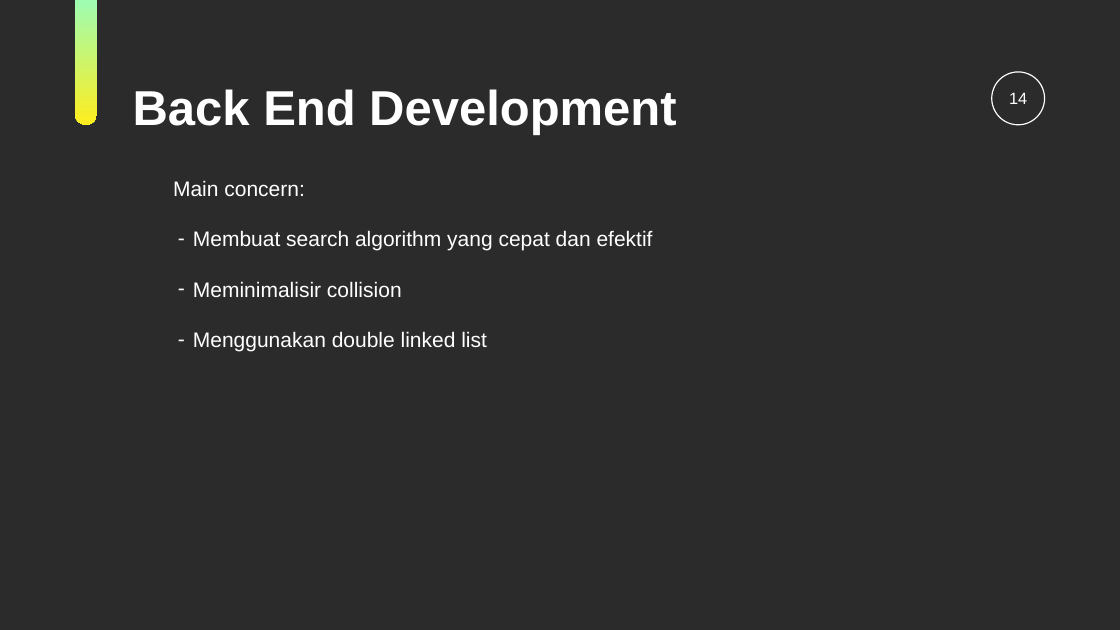
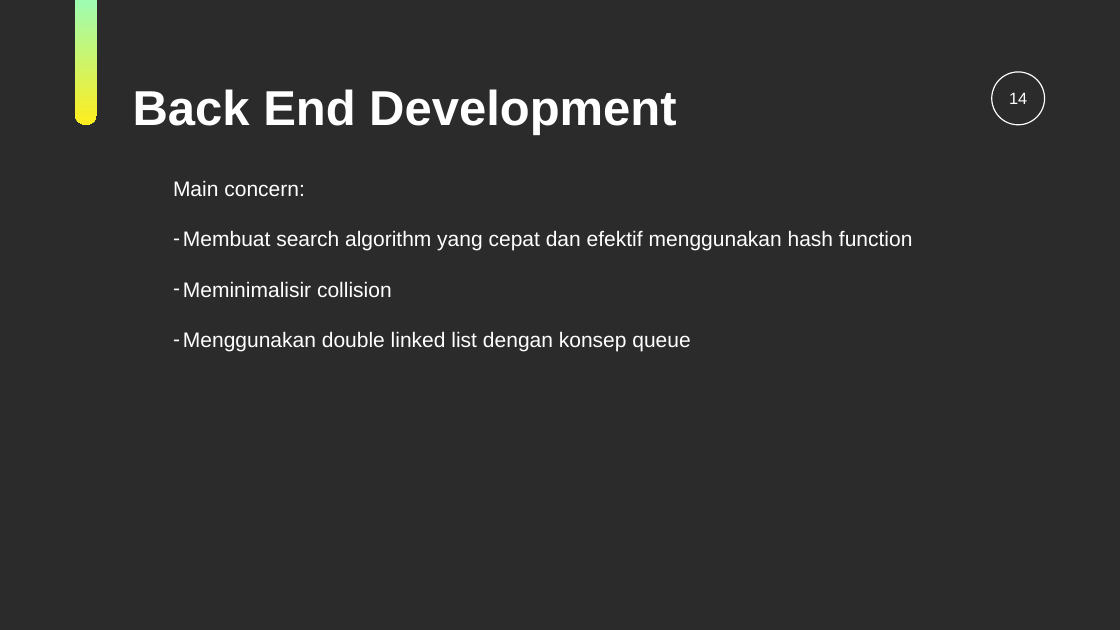
Before and after one commit to Jrhero14/FINALPROJECT-StrukturData, a slide deck: slide 14 of KamusGaul-Strukdat.ppt. Drawn at 1120x630 pixels with LibreOffice and Linux fonts; fonts in the diff are those of the drawing; background and template pictures are left out; a plain dark background stands for a picture behind light text. Boxes give left, top, right and bottom in pixels: in the first picture for what was removed or moved away, otherwise in the second. Text is boxed around its words. In the diff, an @@ line names an element or a change of style, - is before the commit and + after.

```diff
--- a/KamusGaul-Strukdat.ppt
+++ b/KamusGaul-Strukdat.ppt
@@ text at [183, 230, 913, 251]: text changed @@
-– Membuat search algorithm yang cepat dan efektif
+– Membuat search algorithm yang cepat dan efektif menggunakan hash function
@@ text at [183, 331, 690, 351]: text changed @@
-– Menggunakan double linked list
+– Menggunakan double linked list dengan konsep queue
```
Also in this commit, not shown: 4 other slides changed, 5 slides added, 2 slides removed.
